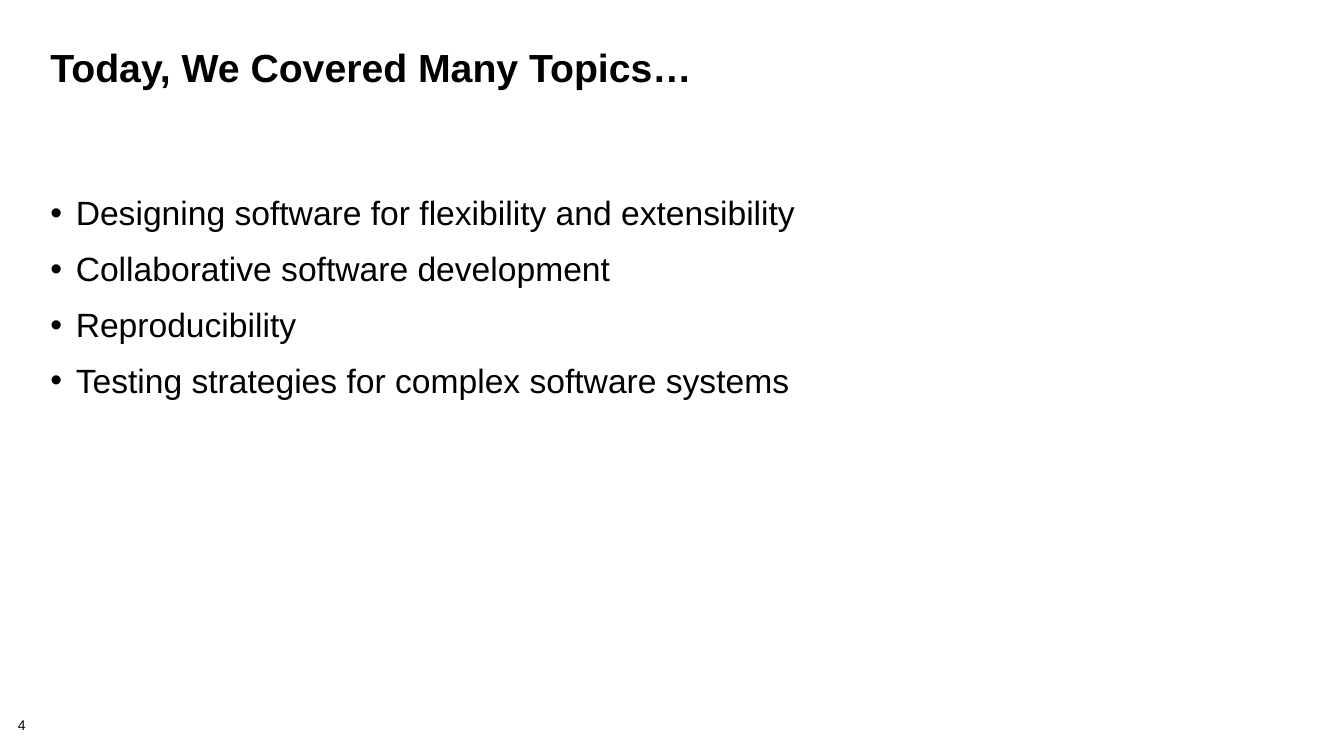
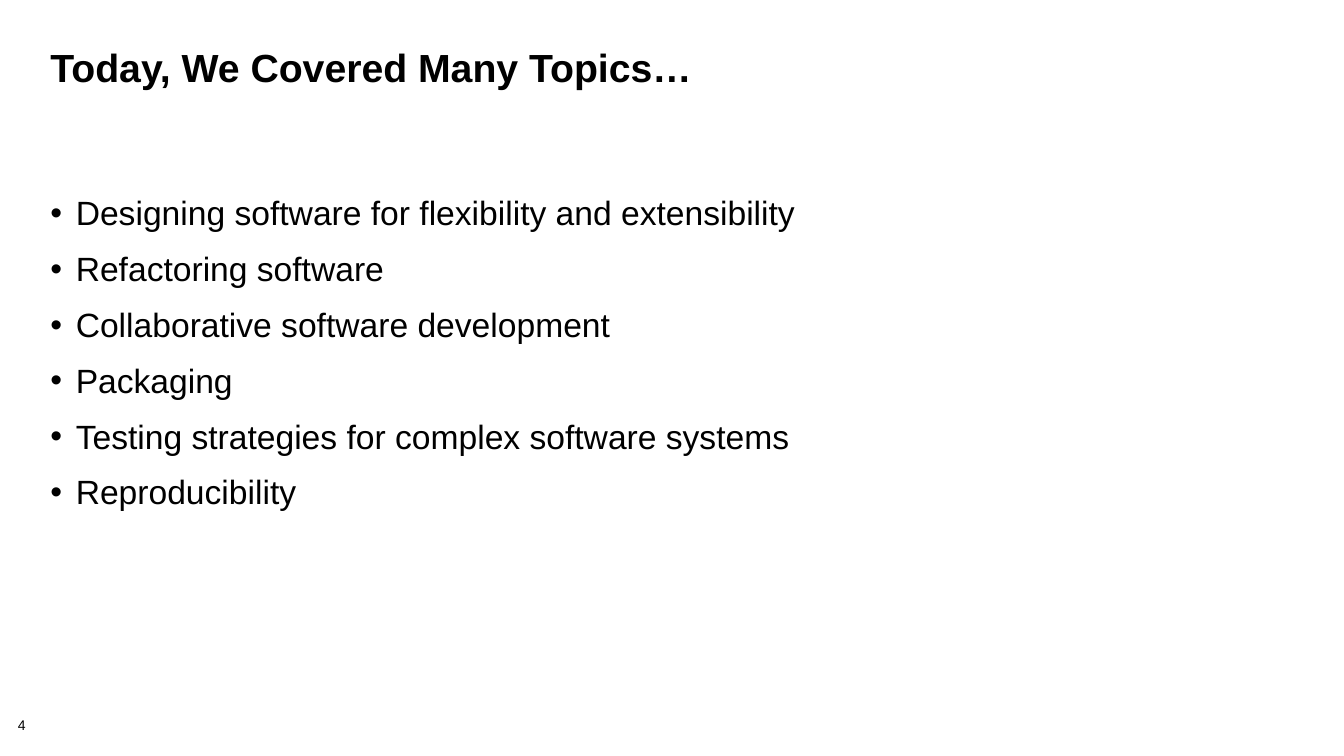
Before and after one commit to bssw-tutorial/presentations, a slide deck: slide 4 of summary.pptx. Drawn at 1344x756 pixels with LibreOffice and Linux fonts; fonts in the diff are those of the drawing; background and template pictures are left out. Boxes give left, top, right and bottom in pixels: in the first picture for what was removed or moved away, otherwise in the second. Text is boxed around its words. In the diff, an @@ line names an element or a change of style, - is before the commit and + after.

```diff
--- a/summary.pptx
+++ b/summary.pptx
@@ text at <box>76,256,384,288</box>: paragraph added @@
+• Refactoring software
@@ text at <box>76,368,789,456</box>: paragraphs added @@
+• Packaging
+• Testing strategies for complex software systems
@@ text at <box>76,368,789,400</box>: paragraph removed @@
-• Testing strategies for complex software systems
```
Also in this commit, not shown: 3 other slides changed, 1 other file.
